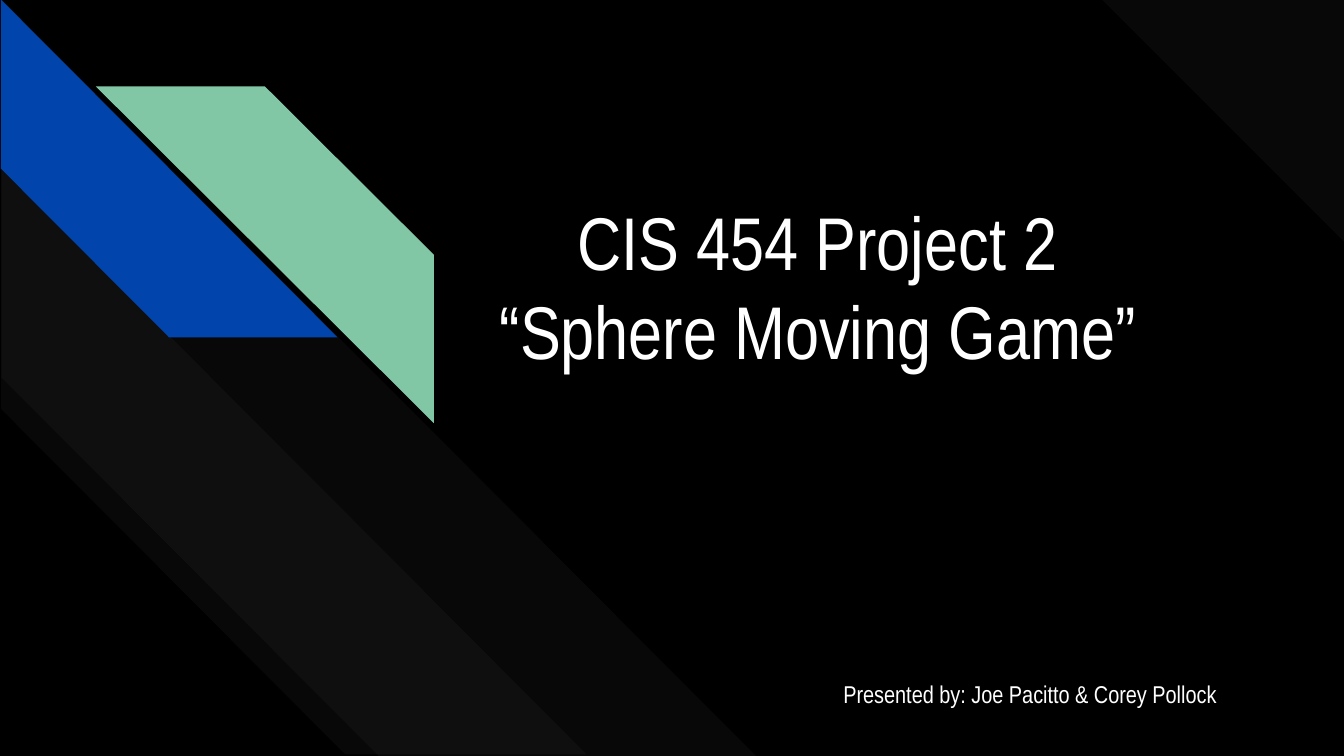
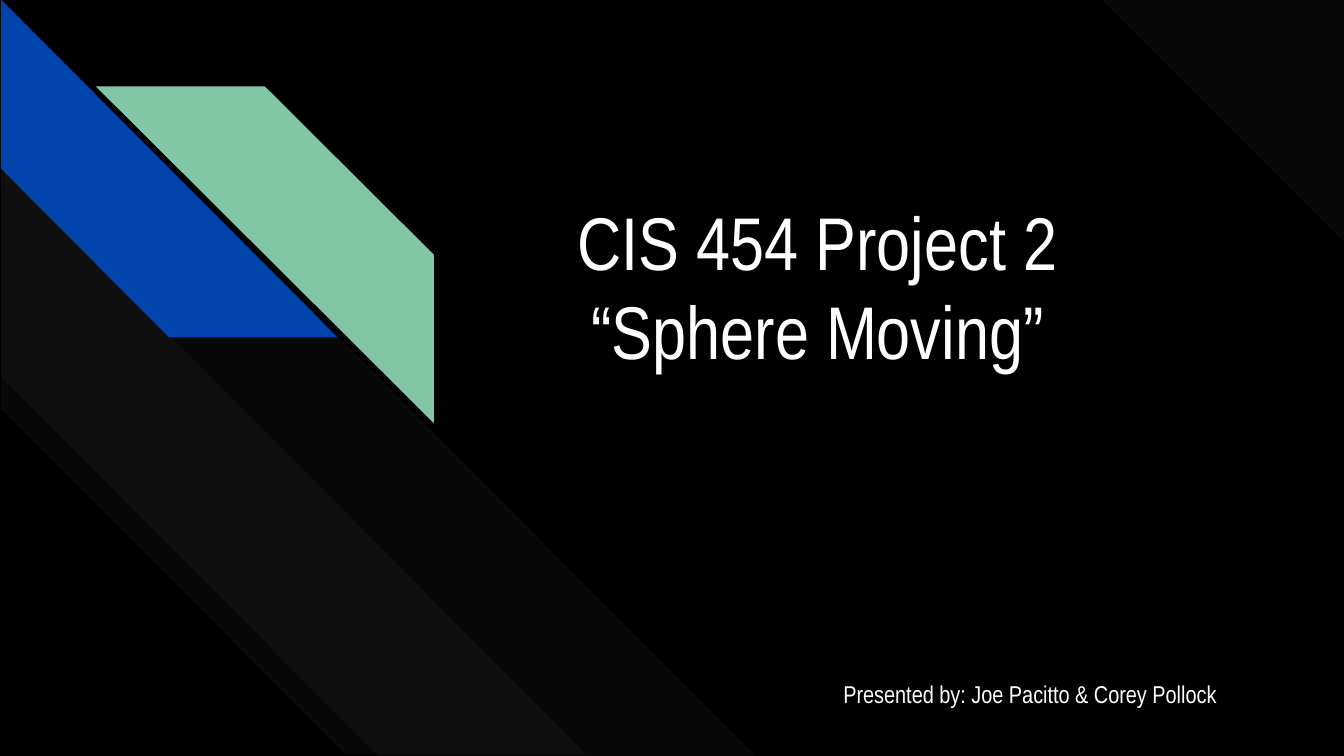
Before and after one commit to jpacitto/CIS454-Project-2, a slide deck: slide 1 of CIS 454 Project 2.pptx. Drawn at 1344x756 pixels with LibreOffice and Linux fonts; fonts in the diff are those of the drawing. Boxes give left, top, right and bottom in pixels: in the first picture for what was removed or moved away, otherwise in the second. Text is boxed around its words. In the diff, an @@ line names an element or a change of style, - is before the commit and + after.

```diff
--- a/CIS 454 Project 2.pptx
+++ b/CIS 454 Project 2.pptx
@@ title at bbox=[592, 305, 1044, 373]: text changed @@
-“Sphere Moving Game”
+“Sphere Moving”
```
